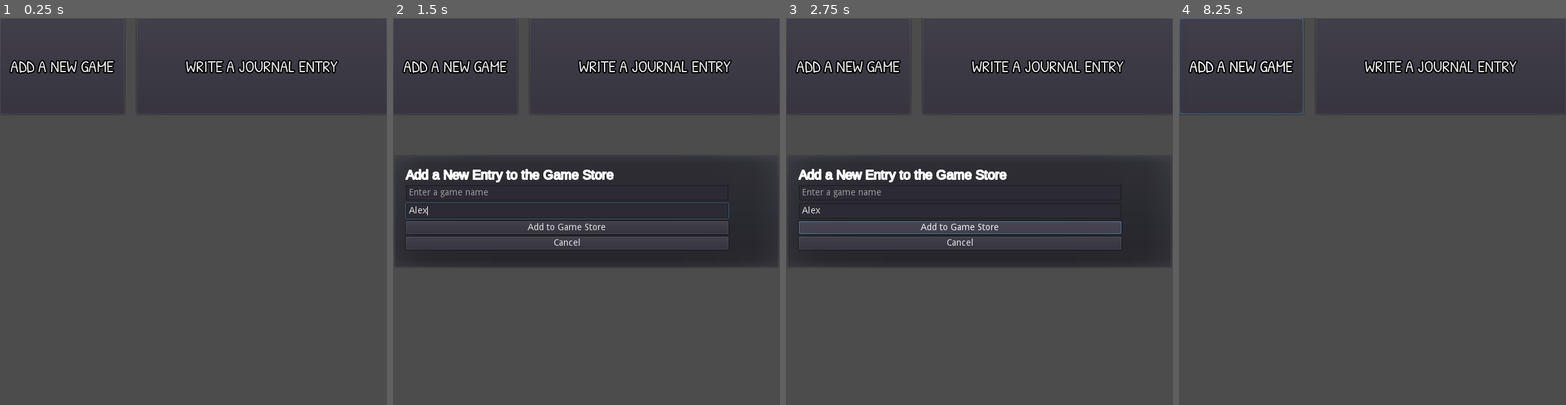
Above: before the commit, frames 1-4 (left to right).
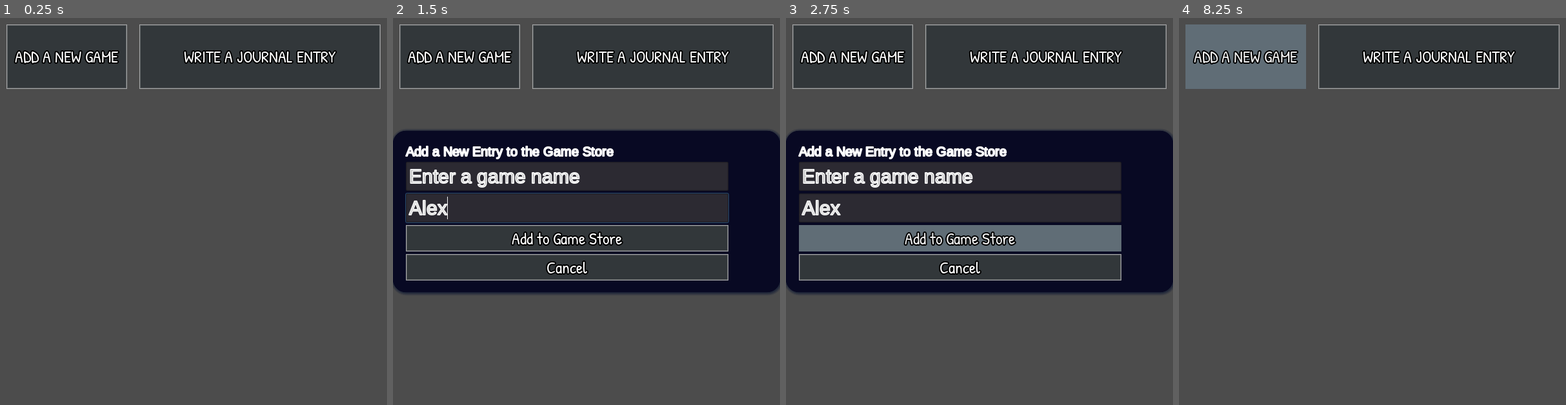
Above: after the commit, the same moments.

Repository: KTGoldwolf/game-journal
Game: Godot game, scene res://ui-component/simple/SimpleGameList.tscn
The game is run twice, just before and just after one commit, with the same random seed, the same clock (stepped at 60 frames per second) and the same inputs.
Inputs (mouse positions are in pixels of both pictures, inside the frame that each line leads up to):
- Up to frame 1 (0.25 s): no input
- Up to frame 2 (1.5 s): click "ADD A NEW GAME" at 0.5 s; click (567, 211) at 1.27 s; type "Alex" at 1.35 s
- Up to frame 3 (2.75 s): click "Add to Game Store" at 2 s
- Up to frame 4 (8.25 s): click "ADD A NEW GAME" at 2.75 s; click "WRITE A JOURNAL ENTRY" at 3.5 s; click "WRITE A JOURNAL ENTRY" at 4.25 s; click "Add to Game Store" at 5 s; click "ADD A NEW GAME" at 5.75 s; click "WRITE A JOURNAL ENTRY" at 6.5 s; click "Add to Game Store" at 7.25 s; click "Cancel" at 8 s

The runs differ from the first frame. In frame 1, 3.8% of the frame differs, in the area x 1-99%, y 1-19%; in frame 2, 29%; in frame 3, 32%, in the area x 0-100%, y 1-72%; in frame 4, 7.4%.

Commit message:
Work towards custom theme

Diff:
--- a/scripts/GameEntryData.gd
+++ b/scripts/GameEntryData.gd
@@ -3,3 +3,4 @@
 var gameData : Game
 var tags
 var date : Date
+var notes: String
--- a/scripts/simple/AddGamePopup.gd
+++ b/scripts/simple/AddGamePopup.gd
@@ -1,6 +1,6 @@
 extends PopupDialog
 
-signal AddGameEntry(gameName)
+signal AddPlaytimeEntry(game, noteText)
 
 onready var newEntryButton = $VBoxContainer/AddEntryButton
 onready var noteInput : TextEdit = $VBoxContainer/Notes
@@ -16,11 +16,16 @@
 	var gameList = GameStoreText.getGameList()
 	print(gameList)
 	for game in gameList:
-		gameOptions.add_item(game.gameName + " - " + game.studioName)
+		var newIndex = gameOptions.get_item_count()
+		print(newIndex)
+		var newGameItem = game.gameName + " - " + game.studioName
+		gameOptions.add_item(newGameItem, newIndex)
+		gameOptions.set_item_metadata(newIndex, game)
+		print(gameOptions.get_item_metadata(newIndex))
 
 func _on_NewGameButton_pressed() -> void:
-	# todo: Implement saving notes
-	emit_signal("AddGameEntry", noteInput.text)
+	var selectedId = gameOptions.get_selected_id()
+	emit_signal("AddPlaytimeEntry", gameOptions.get_item_metadata(selectedId), noteInput.text)
 	resetForm()
 
 func _on_Cancel_pressed() -> void:
@@ -32,3 +37,4 @@
 
 func clearForm() -> void:
 	noteInput.text = ""
+	gameOptions.clear()
--- /dev/null
+++ b/scripts/simple/SimpleGameEntry.gd
@@ -0,0 +1,9 @@
+extends Container
+
+func initData(game: Game, notes: String) -> void:
+	var gameNameLabel : Label = $GameNameContainer/GameNameLabel
+	gameNameLabel.text = game.gameName
+	var gameStudioLabel : Label = $GameNameContainer/GameStudioLabel
+	gameStudioLabel.text = game.studioName
+	var noteText : TextEdit = $Notes
+	noteText.text = notes
--- a/scripts/simple/SimpleGameList.gd
+++ b/scripts/simple/SimpleGameList.gd
@@ -1,18 +1,18 @@
 extends Control
 
-export var SimpleGameName : PackedScene = preload("res://ui-component/simple/SimpleGameName.tscn")
+export var GameEntryScene : PackedScene = preload("res://ui-component/simple/SimpleGameEntry.tscn")
 onready var addGamePopup = $AddGameNotesPopup
 onready var addGameStorePopup = $AddGameStorePopup
-onready var gameNameListContainer = $CenterContainer/ScrollContainer/GameNameListContainer
+onready var playtimeEntryListContainer = $CenterContainer/ScrollContainer/PlaytimeEntryListContainer
 
 func _ready() -> void:
-	addGamePopup.connect("AddGameEntry", self, "addNewGame")
+	addGamePopup.connect("AddPlaytimeEntry", self, "addNewPlaytimeEntry")
 	addGameStorePopup.connect("AddGameToStore", self, "addNewGameToStore")
 
-func addNewGame(newGameName) -> void:
-	var newGame = SimpleGameName.instance()
-	newGame.initData(newGameName)
-	gameNameListContainer.add_child(newGame)
+func addNewPlaytimeEntry(game, noteText) -> void:
+	var gameEntryScene = GameEntryScene.instance()
+	gameEntryScene.initData(game, noteText)
+	playtimeEntryListContainer.add_child(gameEntryScene)
 
 func addNewGameToStore(newGame) -> void:
 	GameStoreText.addGame(newGame)
--- a/scripts/simple/SimpleGameName.gd
+++ /dev/null
@@ -1,5 +0,0 @@
-extends Container
-
-func initData(gameName: String) -> void:
-	var gameNameLabel : Label = $GameNameContainer/GameNameLabel
-	gameNameLabel.text = gameName
--- /dev/null
+++ b/themes/button_style_flat.tres
@@ -0,0 +1,9 @@
+[gd_resource type="StyleBoxFlat" format=2]
+
+[resource]
+bg_color = Color( 0.196078, 0.215686, 0.227451, 1 )
+border_width_left = 2
+border_width_top = 2
+border_width_right = 2
+border_width_bottom = 2
+border_blend = true
--- /dev/null
+++ b/themes/game-entry-notes-theme.tres
@@ -0,0 +1,45 @@
+[gd_resource type="Theme" load_steps=2 format=2]
+
+[ext_resource path="res://fonts/hand_textbox_font.tres" type="DynamicFont" id=1]
+
+[resource]
+default_font = ExtResource( 1 )
+TextEdit/colors/background_color = Color( 0, 0, 0, 0 )
+TextEdit/colors/bookmark_color = Color( 0.08, 0.49, 0.98, 1 )
+TextEdit/colors/brace_mismatch_color = Color( 1, 0.2, 0.2, 1 )
+TextEdit/colors/breakpoint_color = Color( 0.8, 0.8, 0.4, 0.2 )
+TextEdit/colors/caret_background_color = Color( 0, 0, 0, 1 )
+TextEdit/colors/caret_color = Color( 0.88, 0.88, 0.88, 1 )
+TextEdit/colors/code_folding_color = Color( 0.8, 0.8, 0.8, 0.8 )
+TextEdit/colors/completion_background_color = Color( 0.17, 0.16, 0.2, 1 )
+TextEdit/colors/completion_existing_color = Color( 0.87, 0.87, 0.87, 0.13 )
+TextEdit/colors/completion_font_color = Color( 0.67, 0.67, 0.67, 1 )
+TextEdit/colors/completion_scroll_color = Color( 1, 1, 1, 1 )
+TextEdit/colors/completion_selected_color = Color( 0.26, 0.26, 0.27, 1 )
+TextEdit/colors/current_line_color = Color( 0.25, 0.25, 0.26, 0.8 )
+TextEdit/colors/executing_line_color = Color( 0.2, 0.8, 0.2, 0.4 )
+TextEdit/colors/font_color = Color( 0.88, 0.88, 0.88, 1 )
+TextEdit/colors/font_color_readonly = Color( 0.88, 0.88, 0.88, 0.5 )
+TextEdit/colors/font_color_selected = Color( 0, 0, 0, 1 )
+TextEdit/colors/function_color = Color( 0.4, 0.64, 0.81, 1 )
+TextEdit/colors/line_number_color = Color( 0.67, 0.67, 0.67, 0.4 )
+TextEdit/colors/mark_color = Color( 1, 0.4, 0.4, 0.4 )
+TextEdit/colors/member_variable_color = Color( 0.9, 0.31, 0.35, 1 )
+TextEdit/colors/number_color = Color( 0.92, 0.58, 0.2, 1 )
+TextEdit/colors/safe_line_number_color = Color( 0.67, 0.78, 0.67, 0.6 )
+TextEdit/colors/selection_color = Color( 0.49, 0.49, 0.49, 1 )
+TextEdit/colors/symbol_color = Color( 0.94, 0.94, 0.94, 1 )
+TextEdit/colors/word_highlighted_color = Color( 0.8, 0.9, 0.9, 0.15 )
+TextEdit/constants/completion_lines = 7
+TextEdit/constants/completion_max_width = 50
+TextEdit/constants/completion_scroll_width = 3
+TextEdit/constants/line_spacing = 4
+TextEdit/fonts/font = null
+TextEdit/icons/fold = null
+TextEdit/icons/folded = null
+TextEdit/icons/space = null
+TextEdit/icons/tab = null
+TextEdit/styles/completion = null
+TextEdit/styles/focus = null
+TextEdit/styles/normal = null
+TextEdit/styles/read_only = null
--- a/themes/game-journal-theme.tres
+++ b/themes/game-journal-theme.tres
@@ -1,8 +1,19 @@
-[gd_resource type="Theme" load_steps=5 format=2]
+[gd_resource type="Theme" load_steps=8 format=2]
 
 [ext_resource path="res://fonts/ArimoSmall.tres" type="DynamicFont" id=1]
 [ext_resource path="res://fonts/hand_button_font.tres" type="DynamicFont" id=2]
 [ext_resource path="res://fonts/hand_textbox_font.tres" type="DynamicFont" id=3]
+[ext_resource path="res://themes/button_style_flat.tres" type="StyleBox" id=4]
+
+[sub_resource type="StyleBoxFlat" id=4]
+bg_color = Color( 0.376471, 0.427451, 0.462745, 1 )
+
+[sub_resource type="StyleBoxFlat" id=3]
+bg_color = Color( 0.376471, 0.427451, 0.462745, 1 )
+border_width_left = 2
+border_width_top = 2
+border_width_right = 2
+border_width_bottom = 2
 
 [sub_resource type="StyleBoxFlat" id=1]
 bg_color = Color( 0.0313726, 0.0352941, 0.137255, 1 )
@@ -17,16 +28,16 @@
 
 [resource]
 default_font = ExtResource( 1 )
-Button/colors/font_color = Color( 0.88, 0.88, 0.88, 1 )
+Button/colors/font_color = Color( 1, 1, 1, 1 )
 Button/colors/font_color_disabled = Color( 0.9, 0.9, 0.9, 0.2 )
 Button/colors/font_color_hover = Color( 0.94, 0.94, 0.94, 1 )
 Button/colors/font_color_pressed = Color( 1, 1, 1, 1 )
 Button/constants/hseparation = 2
 Button/fonts/font = ExtResource( 2 )
 Button/styles/disabled = null
-Button/styles/focus = null
-Button/styles/hover = null
-Button/styles/normal = null
+Button/styles/focus = SubResource( 4 )
+Button/styles/hover = SubResource( 3 )
+Button/styles/normal = ExtResource( 4 )
 Button/styles/pressed = null
 Label/colors/font_color = Color( 1, 1, 1, 1 )
 Label/colors/font_color_shadow = Color( 0, 0, 0, 0 )
@@ -46,10 +57,10 @@
 OptionButton/fonts/font = ExtResource( 2 )
 OptionButton/icons/arrow = null
 OptionButton/styles/disabled = null
-OptionButton/styles/focus = null
-OptionButton/styles/hover = null
-OptionButton/styles/normal = null
-OptionButton/styles/pressed = null
+OptionButton/styles/focus = ExtResource( 4 )
+OptionButton/styles/hover = ExtResource( 4 )
+OptionButton/styles/normal = ExtResource( 4 )
+OptionButton/styles/pressed = ExtResource( 4 )
 PopupDialog/styles/panel = SubResource( 1 )
 TextEdit/colors/background_color = Color( 0, 0, 0, 0 )
 TextEdit/colors/bookmark_color = Color( 0.08, 0.49, 0.98, 1 )
--- /dev/null
+++ b/ui-component/simple/SimpleGameEntry.tscn
@@ -0,0 +1,41 @@
+[gd_scene load_steps=5 format=2]
+
+[ext_resource path="res://scripts/simple/SimpleGameEntry.gd" type="Script" id=1]
+[ext_resource path="res://fonts/GameTitle.tres" type="DynamicFont" id=2]
+[ext_resource path="res://fonts/ArimoHeader.tres" type="DynamicFont" id=3]
+[ext_resource path="res://themes/game-entry-notes-theme.tres" type="Theme" id=4]
+
+[node name="SimpleGameEntry" type="VBoxContainer"]
+anchor_right = 1.0
+anchor_bottom = 1.0
+script = ExtResource( 1 )
+__meta__ = {
+"_edit_use_anchors_": false
+}
+
+[node name="GameNameContainer" type="VBoxContainer" parent="."]
+margin_right = 600.0
+margin_bottom = 74.0
+
+[node name="GameNameLabel" type="Label" parent="GameNameContainer"]
+margin_right = 600.0
+margin_bottom = 46.0
+custom_fonts/font = ExtResource( 2 )
+text = "GAME NAME"
+
+[node name="GameStudioLabel" type="Label" parent="GameNameContainer"]
+margin_top = 50.0
+margin_right = 600.0
+margin_bottom = 74.0
+custom_fonts/font = ExtResource( 3 )
+text = "GAME STUDIO"
+
+[node name="Notes" type="TextEdit" parent="."]
+margin_top = 78.0
+margin_right = 600.0
+margin_bottom = 178.0
+rect_min_size = Vector2( 0, 100 )
+size_flags_horizontal = 3
+theme = ExtResource( 4 )
+readonly = true
+wrap_enabled = true
--- a/ui-component/simple/SimpleGameList.tscn
+++ b/ui-component/simple/SimpleGameList.tscn
@@ -24,27 +24,31 @@
 [node name="CenterContainer" type="VBoxContainer" parent="."]
 anchor_right = 1.0
 anchor_bottom = 1.0
+margin_left = 10.0
+margin_top = 10.0
+margin_right = -10.0
 __meta__ = {
 "_edit_use_anchors_": false
 }
 
 [node name="HBoxContainer" type="HBoxContainer" parent="CenterContainer"]
-margin_right = 600.0
-margin_bottom = 149.0
-size_flags_vertical = 3
+margin_right = 580.0
+margin_bottom = 100.0
 custom_constants/separation = 19
 
 [node name="AddGameToGameStoreButton" type="Button" parent="CenterContainer/HBoxContainer"]
-margin_right = 193.0
-margin_bottom = 149.0
+margin_right = 187.0
+margin_bottom = 100.0
+rect_min_size = Vector2( 0, 100 )
 size_flags_horizontal = 3
 theme = ExtResource( 7 )
 text = "ADD A NEW GAME"
 
 [node name="AddGameButton" type="Button" parent="CenterContainer/HBoxContainer"]
-margin_left = 212.0
-margin_right = 600.0
-margin_bottom = 149.0
+margin_left = 206.0
+margin_right = 580.0
+margin_bottom = 100.0
+rect_min_size = Vector2( 0, 100 )
 size_flags_horizontal = 3
 size_flags_vertical = 3
 size_flags_stretch_ratio = 2.0
@@ -52,16 +56,17 @@
 text = "WRITE A JOURNAL ENTRY"
 
 [node name="ScrollContainer" type="ScrollContainer" parent="CenterContainer"]
-margin_top = 153.0
-margin_right = 600.0
-margin_bottom = 600.0
+margin_top = 104.0
+margin_right = 580.0
+margin_bottom = 590.0
 size_flags_vertical = 3
 size_flags_stretch_ratio = 3.0
 
-[node name="GameNameListContainer" type="VBoxContainer" parent="CenterContainer/ScrollContainer"]
+[node name="PlaytimeEntryListContainer" type="VBoxContainer" parent="CenterContainer/ScrollContainer"]
+margin_right = 580.0
+size_flags_horizontal = 3
 
 [node name="AddGameNotesPopup" type="PopupDialog" parent="."]
-visible = true
 anchor_right = 1.0
 margin_bottom = 440.0
 grow_horizontal = 2
@@ -99,22 +104,22 @@
 [node name="GameOptionsInput" type="OptionButton" parent="AddGameNotesPopup/VBoxContainer"]
 margin_top = 46.0
 margin_right = 500.0
-margin_bottom = 89.0
+margin_bottom = 87.0
 __meta__ = {
 "_edit_use_anchors_": false
 }
 
 [node name="NotesLabel" type="Label" parent="AddGameNotesPopup/VBoxContainer"]
-margin_top = 93.0
-margin_right = 500.0
-margin_bottom = 107.0
+margin_top = 91.0
+margin_right = 500.0
+margin_bottom = 105.0
 custom_fonts/font = ExtResource( 6 )
 text = "Notes:"
 
 [node name="Notes" type="TextEdit" parent="AddGameNotesPopup/VBoxContainer"]
-margin_top = 111.0
-margin_right = 500.0
-margin_bottom = 311.0
+margin_top = 109.0
+margin_right = 500.0
+margin_bottom = 309.0
 grow_horizontal = 2
 grow_vertical = 2
 rect_min_size = Vector2( 0, 200 )
@@ -126,29 +131,31 @@
 wrap_enabled = true
 
 [node name="AddEntryButton" type="Button" parent="AddGameNotesPopup/VBoxContainer"]
-margin_top = 315.0
-margin_right = 500.0
-margin_bottom = 358.0
+margin_top = 313.0
+margin_right = 500.0
+margin_bottom = 354.0
 size_flags_horizontal = 3
 size_flags_stretch_ratio = 0.2
 shortcut = SubResource( 2 )
 text = "Add"
 
 [node name="Cancel" type="Button" parent="AddGameNotesPopup/VBoxContainer"]
-margin_top = 362.0
-margin_right = 500.0
-margin_bottom = 405.0
+margin_top = 358.0
+margin_right = 500.0
+margin_bottom = 399.0
 size_flags_horizontal = 3
 size_flags_stretch_ratio = 0.2
 shortcut = SubResource( 2 )
 text = "Cancel"
 
 [node name="AddGameStorePopup" type="PopupDialog" parent="."]
-anchor_right = 1.0
-margin_bottom = 178.0
+visible = true
+anchor_right = 1.0
+margin_bottom = 250.0
 grow_horizontal = 2
 grow_vertical = 2
 size_flags_vertical = 3
+theme = ExtResource( 7 )
 popup_exclusive = true
 script = ExtResource( 5 )
 __meta__ = {
@@ -174,34 +181,34 @@
 [node name="GameStoreNameInput" type="LineEdit" parent="AddGameStorePopup/VBoxContainer"]
 margin_top = 28.0
 margin_right = 500.0
-margin_bottom = 52.0
+margin_bottom = 73.0
 grow_vertical = 0
 size_flags_horizontal = 3
 placeholder_text = "Enter a game name"
 caret_blink = true
 
 [node name="GameStoreStudioInput" type="LineEdit" parent="AddGameStorePopup/VBoxContainer"]
-margin_top = 56.0
-margin_right = 500.0
-margin_bottom = 80.0
+margin_top = 77.0
+margin_right = 500.0
+margin_bottom = 122.0
 grow_vertical = 0
 size_flags_horizontal = 3
 placeholder_text = "Enter the creator's name"
 caret_blink = true
 
 [node name="NewGameButton" type="Button" parent="AddGameStorePopup/VBoxContainer"]
-margin_top = 84.0
-margin_right = 500.0
-margin_bottom = 104.0
+margin_top = 126.0
+margin_right = 500.0
+margin_bottom = 167.0
 size_flags_horizontal = 3
 size_flags_stretch_ratio = 0.2
 shortcut = SubResource( 2 )
 text = "Add to Game Store"
 
 [node name="CancelButton" type="Button" parent="AddGameStorePopup/VBoxContainer"]
-margin_top = 108.0
-margin_right = 500.0
-margin_bottom = 128.0
+margin_top = 171.0
+margin_right = 500.0
+margin_bottom = 212.0
 size_flags_horizontal = 3
 size_flags_stretch_ratio = 0.2
 shortcut = SubResource( 2 )
--- a/ui-component/simple/SimpleGameName.tscn
+++ /dev/null
@@ -1,27 +0,0 @@
-[gd_scene load_steps=4 format=2]
-
-[ext_resource path="res://fonts/ArimoHeader.tres" type="DynamicFont" id=1]
-[ext_resource path="res://fonts/GameTitle.tres" type="DynamicFont" id=2]
-[ext_resource path="res://scripts/simple/SimpleGameName.gd" type="Script" id=3]
-
-[node name="SimpleGameName" type="VBoxContainer"]
-anchor_right = 1.0
-anchor_bottom = 1.0
-script = ExtResource( 3 )
-
-[node name="GameNameContainer" type="VBoxContainer" parent="."]
-margin_right = 600.0
-margin_bottom = 74.0
-
-[node name="GameNameLabel" type="Label" parent="GameNameContainer"]
-margin_right = 600.0
-margin_bottom = 46.0
-custom_fonts/font = ExtResource( 2 )
-text = "GAME NAME"
-
-[node name="GameStudioLabel" type="Label" parent="GameNameContainer"]
-margin_top = 50.0
-margin_right = 600.0
-margin_bottom = 74.0
-custom_fonts/font = ExtResource( 1 )
-text = "GAME STUDIO"
